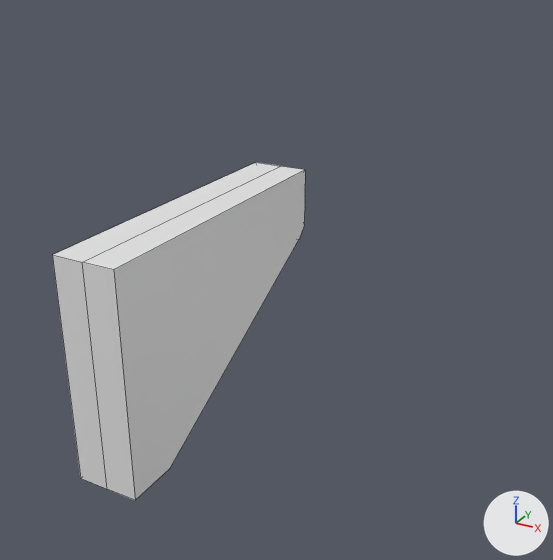
One commit to the Blender file art/my_game.blend: the scene before it, then after it.
One viewpoint serves both versions: a 50 mm camera at (0.31, -0.64, 0.346) aimed at (-0.075, 0.06, -0.004). The axes (+X, +Y, +Z) are drawn at lower right. The lights are the same throughout. Mesh edges are drawn as thin lines.

Objects in the first picture: 'liu.gun.002'.
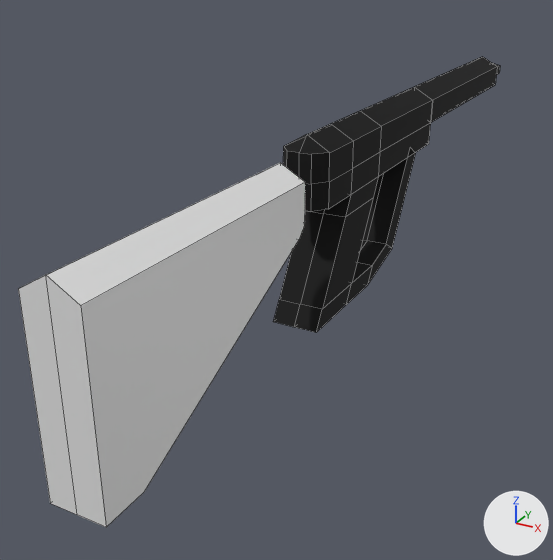
Commit message: up model

Where the change shows, as pixel boxes [x1, y1, x2, y2] in the pictures (553 x 560 px; the box of a moved part takes in the faces that stretch with it):
'liu.gun.002', reshaped (13% wider, 8% taller)
    before: [52, 162, 305, 500]
    after: [18, 163, 305, 527]
'liu.gun.001', shown (black)
    after: [273, 87, 432, 332]
'liu.gun', shown (black)
    after: [415, 56, 500, 122]
part 1 of me_circle, rebuilt (not visible before)
    after: [415, 56, 497, 122]
part 2 of me_circle_002, moved or reshaped (not visible before)
    after: [312, 87, 432, 217]

The edits, one by one:
me_circle is used by ob_liu_gun; location (0.0, 0.0, 0.0); scale (1.4, 1.0, 1.4).
me_circle had 40 vertices, 27 faces and spanned x -0.017..0.0, y 0.29..0.67, z 0.095..0.134.
me_circle now has 40 vertices, 30 faces and spans x -0.017..0.0, y 0.27..0.65, z 0.095..0.134.
me_circle part 1: the loose piece of 16 vertices spanning x -0.017..0.0, y 0.29..0.6, z 0.095..0.134 is rebuilt with 16 vertices and now spans x -0.017..0.0, y 0.27..0.58, z 0.095..0.134.
me_circle_002 is used by ob_liu_gun_001; location (0.0, 0.0, 0.0); scale (1.4, 1.0, 1.4).
me_circle_002 had 64 vertices, 48 faces and spanned x -0.017..0.0, y -0.04..0.29, z 0.0..0.134.
me_circle_002 now has 60 vertices, 45 faces and spans x -0.017..0.0, y -0.04..0.27, z 0.0..0.134.
Part 2, on me_circle_002:
6 vertices are removed from x -0.017..0.0, y 0.0..0.098, z 0.079..0.086.
9 faces are deleted.
11 vertices in x -0.017..0.0, y 0.29, z 0.086..0.134 move by (0.0, -0.02, 0.0).
3 vertices in x -0.017..0.0, y 0.0, z 0.104..0.134 move by (0.0, 0.032, 0.0).
2 vertices are added at (-0.017, 0.032, 0.086), (0.0, 0.032, 0.086).
6 new faces join them.
me_circle_003 has 20 vertices, 13 faces and spans x -0.024..0.0, y -0.25..0.0, z -0.145..0.025.
me_circle_003 is used by ob_liu_gun_002; location (0.0, -0.07, 0.145).
Before the commit, vertices of me_circle_003: 7 (-0.024, -0.25, -0.145) at pixel (80, 478), 9 (0.0, -0.21, -0.145), 10 (0.0, -0.25, -0.145) at pixel (107, 489), 11 (-0.024, -0.21, -0.145).
Part 3, on me_circle_003:
Vertices 7, 9, 10, 11 of me_circle_003 move by (0.0, -0.03, 0.0).
Vertex 4 of me_circle_003 moves from (-0.024, 0.0, 0.025) at pixel (255, 162) to (-0.024, 0.0, 0.014) at pixel (256, 174).
Vertex 6 of me_circle_003 moves from (-0.024, -0.25, 0.025) at pixel (52, 254) to (-0.024, -0.28, 0.014) at pixel (18, 288).
Vertex 14 of me_circle_003 moves from (0.0, -0.25, 0.025) at pixel (82, 262) to (0.0, -0.28, 0.028) at pixel (45, 274).
Vertex 15 of me_circle_003 moves from (0.0, 0.0, 0.025) at pixel (280, 166) to (0.0, 0.0, 0.028) at pixel (280, 162).
Object 'liu.gun' (ob_liu_gun) is now shown.
Object 'liu.gun.001' (ob_liu_gun_001) is now shown.
